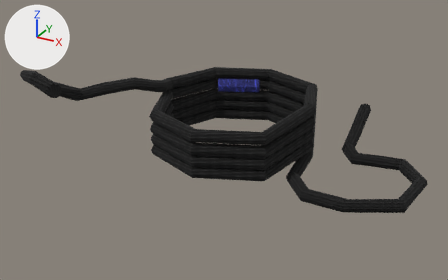
An edit to the FBX model Nos vemos Abajo/Assets/Models/cuerdaDesatada.fbx, drawn before and after from the same camera.
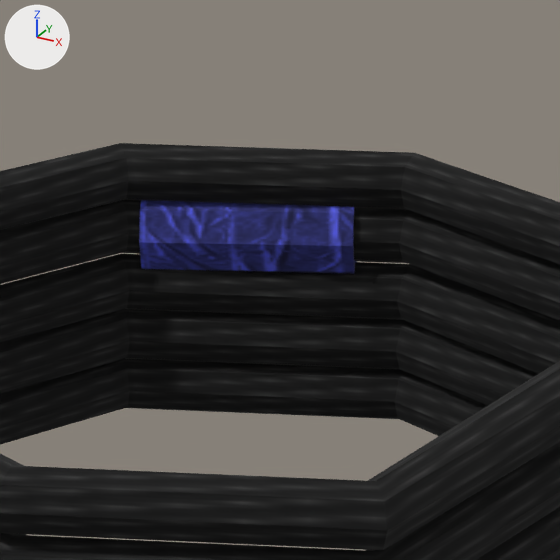
Each version appears first whole from a 50 mm camera at (7.65, -8.39, 6.82) aimed at (0.44, 4.72, 0.26), and next in a close-up on the part from 43% to 67% of the width and 14% to 53% of the height. The axes (+X, +Y, +Z) are drawn at upper left. The lights are the same throughout. Where no turn or scale is listed for an object, it has been applied to the vertices.

The scene before the commit, as lines of its bpy script (objects in view):
```python
me_cylinder_002 = bpy.data.meshes.new('Cylinder.002')
me_cylinder_002.from_pydata(...)  # 16 vertices, 10 faces; spans x -0.66..0.66, y -0.419..0.419, z -0.273..0.273
me_cylinder_002.materials.append(mat_material_001)  # picture img_cinta_png
me_torus_012 = bpy.data.meshes.new('Torus.012')
me_torus_012.from_pydata(...)  # 496 vertices, 486 faces; spans x -4.26..5.18, y -4.29..2.66, z -0.98..2.13
me_torus_012.materials.append(mat_material_003)  # picture img_cuerda_jpg
ob_cylinder_001 = bpy.data.objects.new('Cylinder.001', me_cylinder_002)
ob_cylinder_001.location = (-0.739, 7.844, 0.683)
ob_torus_002 = bpy.data.objects.new('Torus.002', me_torus_012)
ob_torus_002.location = (0.247, 5.958, 0.252)
```
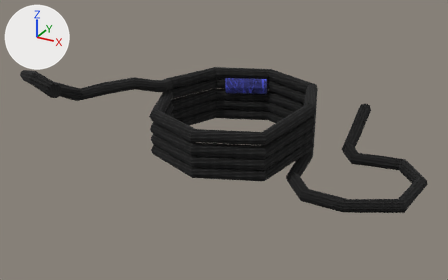
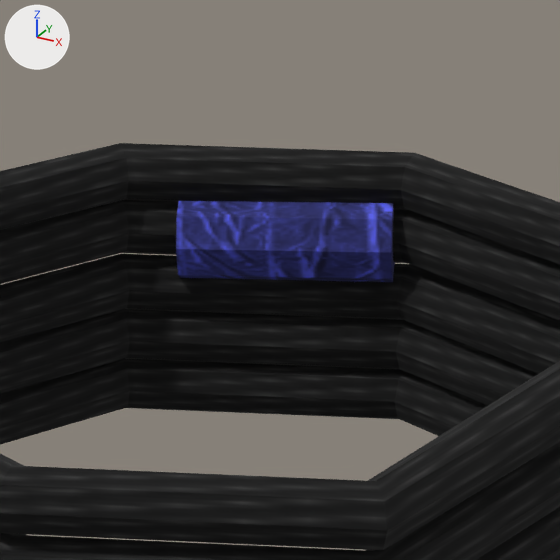
The newer file is also turned or shifted as a whole; pictures and numbers use the older file's frame.

What changed in the scene script:
```text
Change ob_cylinder_001:
    ob_cylinder_001.location: (-0.739, 7.844, 0.683) -> (-0.492, 7.844, 0.683)
```

Boxes (x1, y1, x2, y2) around the edits, measured in the close-ups (560 x 560 px):
'Cylinder.001', moved
    before: (139, 200, 357, 274)
    after: (176, 201, 394, 282)
